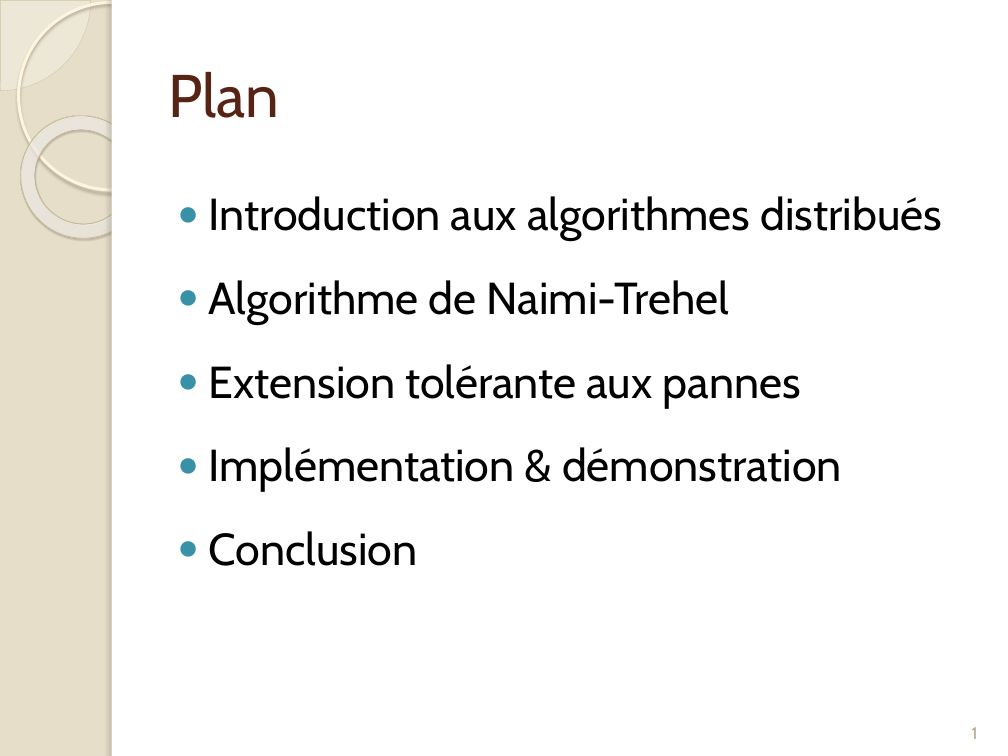
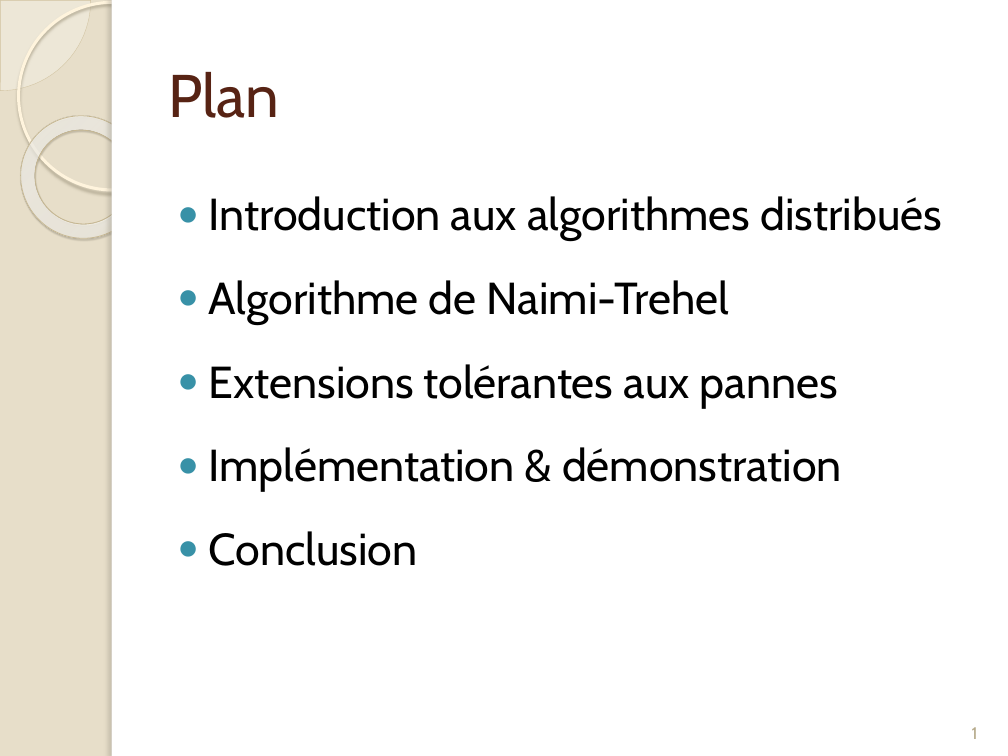
Before and after one commit to Origraena/moca, a slide deck: slide 2 of fmin212/Presentation/presAlgoDist.pptx. Drawn at 1008x756 pixels with LibreOffice and Linux fonts; fonts in the diff are those of the drawing. Boxes give left, top, right and bottom in pixels: in the first picture for what was removed or moved away, otherwise in the second. Text is boxed around its words. In the diff, an @@ line names an element or a change of style, - is before the commit and + after.

```diff
--- a/fmin212/Presentation/presAlgoDist.pptx
+++ b/fmin212/Presentation/presAlgoDist.pptx
@@ text at (209, 364, 838, 408): text changed @@
-● Extension tolérante aux pannes
+● Extensions tolérantes aux pannes
```
Also in this commit, not shown: 16 other slides changed, 11 slides added, 2 other files.
